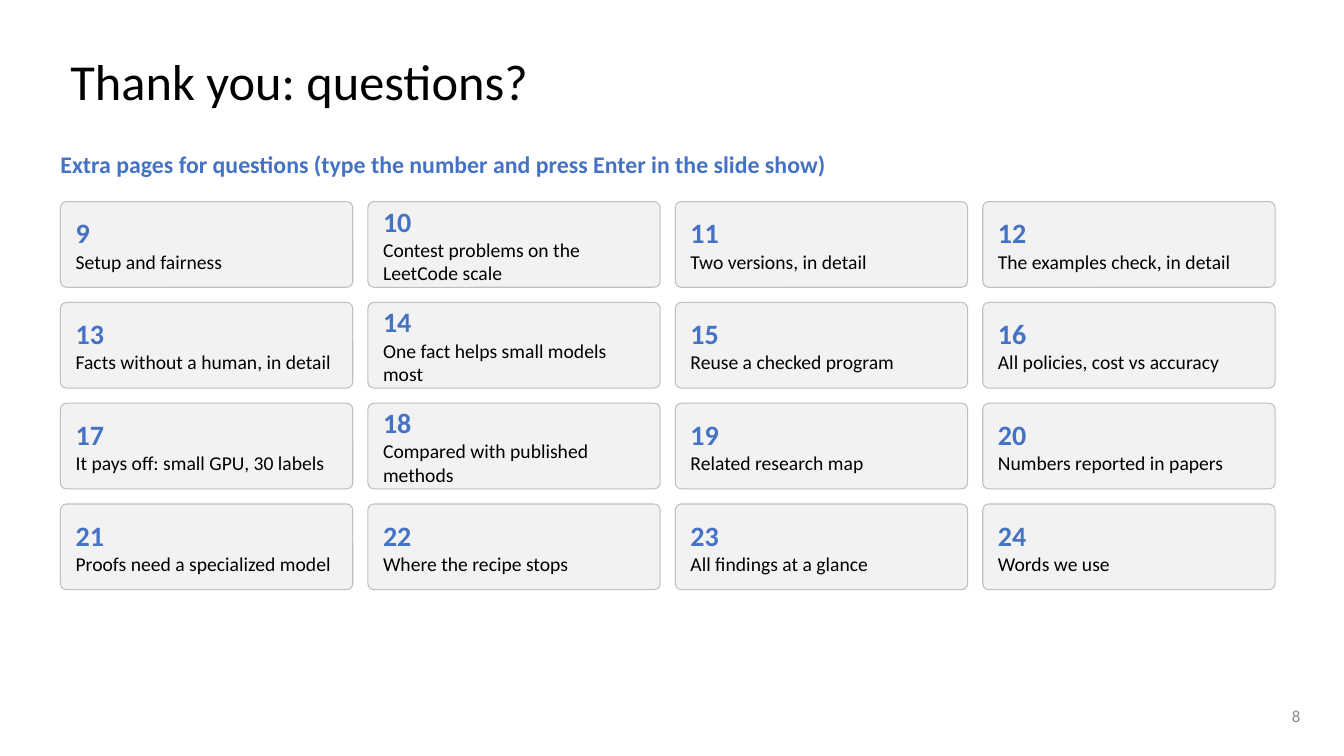
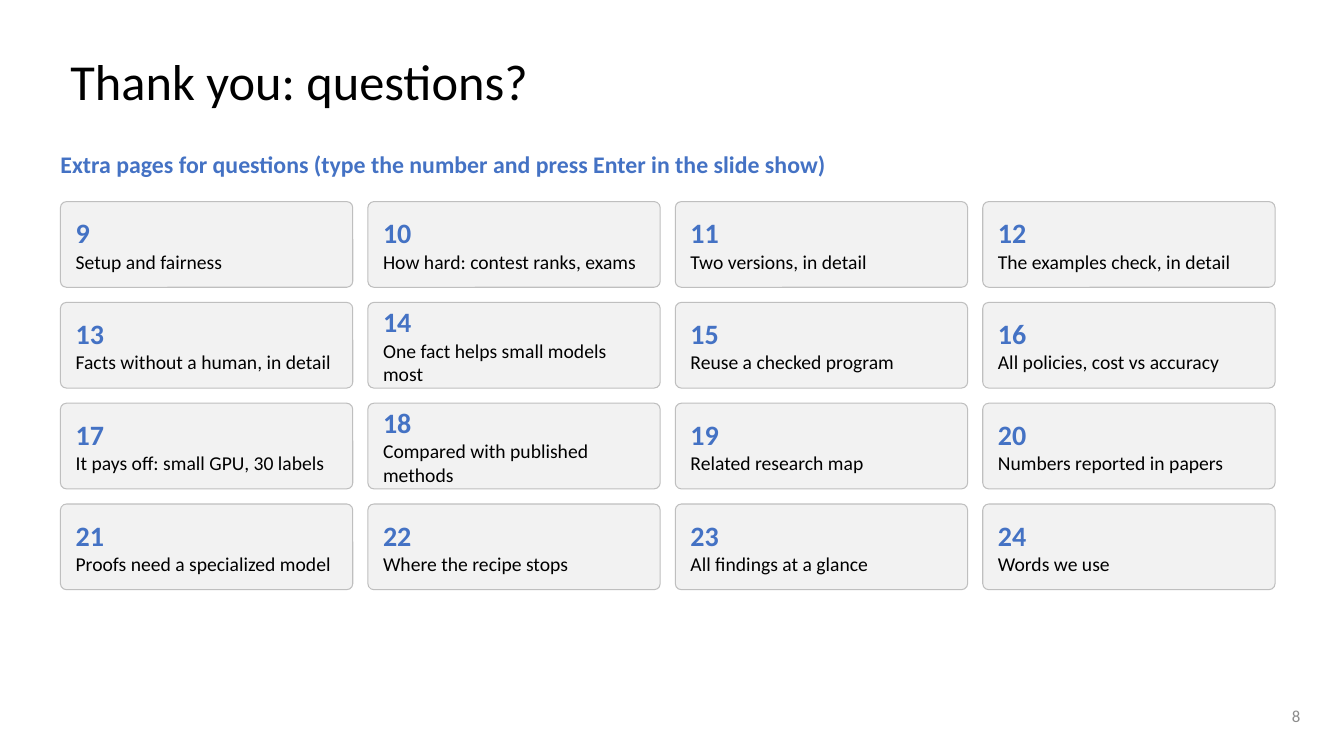
Before and after one commit to dlwns147/CSED490E_Project_Team5, a slide deck: slide 8 of PROPOSAL_slides.pptx. Drawn at 1344x756 pixels with LibreOffice and Linux fonts; fonts in the diff are those of the drawing. Boxes give left, top, right and bottom in pixels: in the first picture for what was removed or moved away, otherwise in the second. Text is boxed around its words. In the diff, an @@ line names an element or a change of style, - is before the commit and + after.

```diff
--- a/PROPOSAL_slides.pptx
+++ b/PROPOSAL_slides.pptx
@@ text at (383, 255, 635, 272): text changed @@
-Contest problems on the LeetCode scale
+How hard: contest ranks, exams
```
Also in this commit, not shown: 3 other slides changed, 6 other files.
